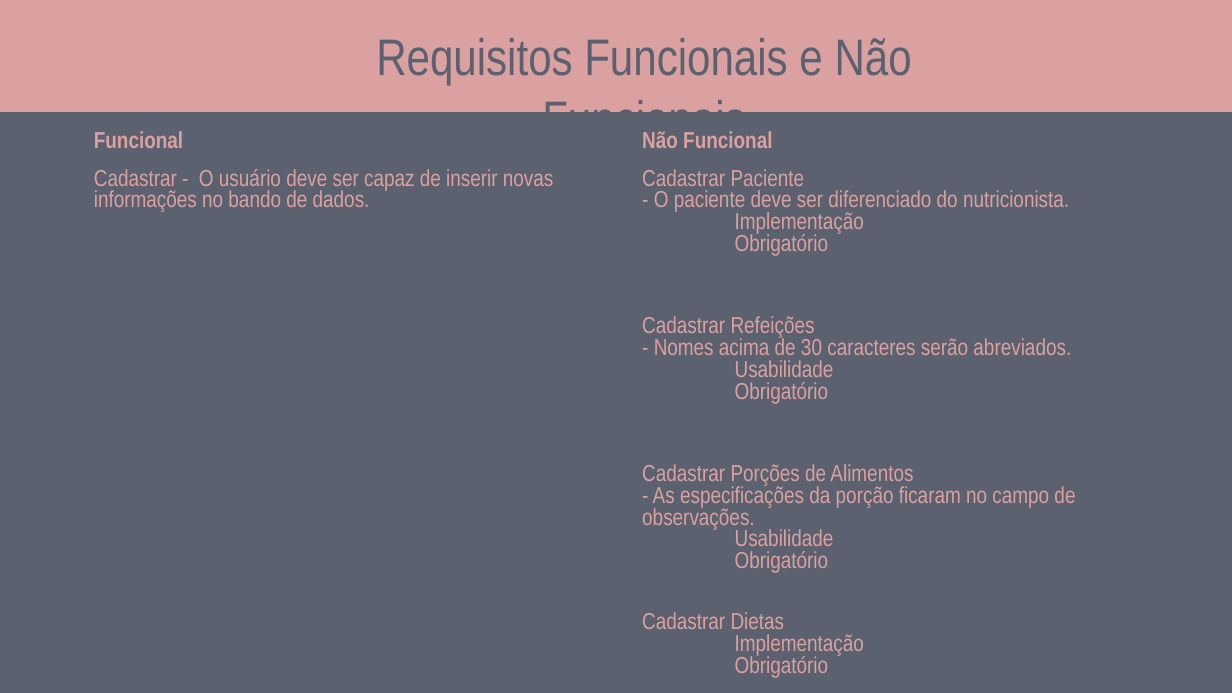
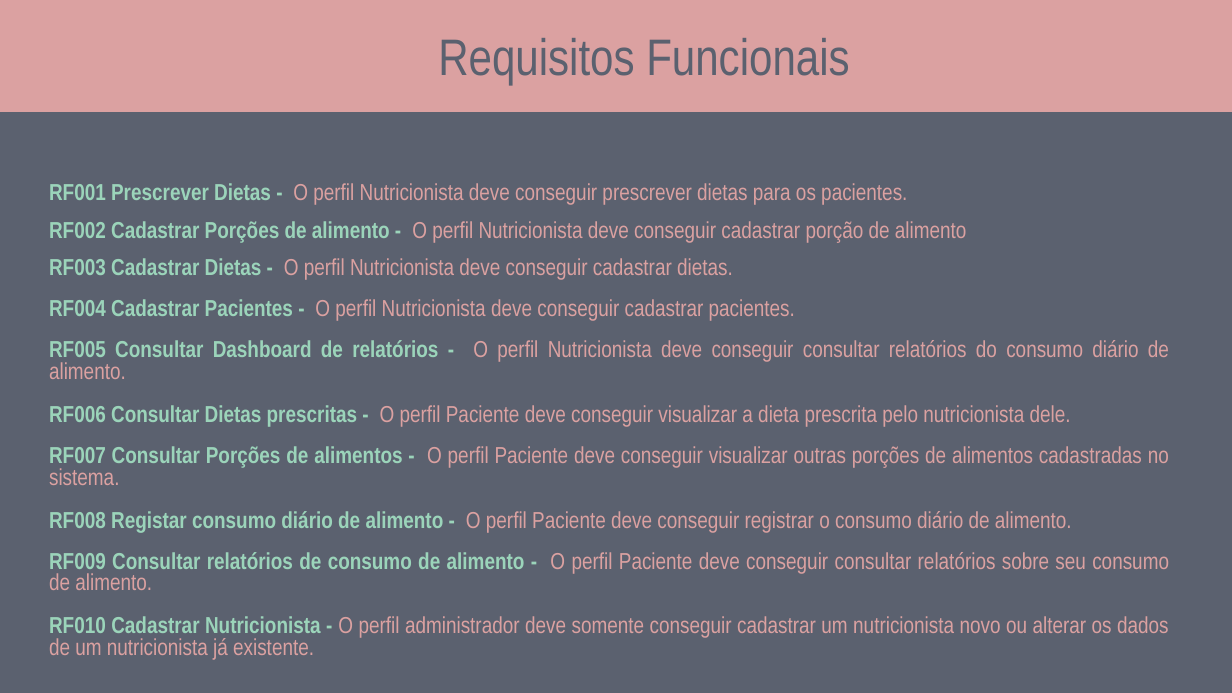
Before and after one commit to caiobarretta/Diet-CSharp, a slide deck: slide 7 of doc/IFSP/Diet-csharp.pptx. Drawn at 1232x693 pixels with LibreOffice and Linux fonts; fonts in the diff are those of the drawing. Boxes give left, top, right and bottom in pixels: in the first picture for what was removed or moved away, otherwise in the second. Text is boxed around its words. In the diff, an @@ line names an element or a change of style, - is before the commit and + after.

Commit message:
Alteração no ppt e Exportação PDF V3
Corrigido os requisitos funcionais, não funcionais e de domínio.

```diff
--- a/doc/IFSP/Diet-csharp.pptx
+++ b/doc/IFSP/Diet-csharp.pptx
@@ text at (438,38,849,86): text changed @@
-Requisitos Funcionais e Não Funcionais
+Requisitos Funcionais
@@ table at (40,179,1179,664) @@
-Funcional | Não Funcional
-Cadastrar - O usuário deve ser capaz de inserir novas informações no bando de dados. | Cadastrar Paciente / - O paciente deve ser diferenciado do nutricionista. / Implementação / Obrigatório
- | Cadastrar Refeições / - Nomes acima de 30 caracteres serão abreviados. / Usabilidade / Obrigatório
- | Cadastrar Porções de Alimentos / - As especificações da porção ficaram no campo de observações. / Usabilidade / Obrigatório
- | Cadastrar Dietas / Implementação / Obrigatório
+RF001 Prescrever Dietas - O perfil Nutricionista deve conseguir prescrever dietas para os pacientes.
+RF002 Cadastrar Porções de alimento - O perfil Nutricionista deve conseguir cadastrar porção de alimento
+RF003 Cadastrar Dietas - O perfil Nutricionista deve conseguir cadastrar dietas.
+RF004 Cadastrar Pacientes - O perfil Nutricionista deve conseguir cadastrar pacientes.
+RF005 Consultar Dashboard de relatórios - O perfil Nutricionista deve conseguir consultar relatórios do consumo diário de alimento.
+RF006 Consultar Dietas prescritas - O perfil Paciente deve conseguir visualizar a dieta prescrita pelo nutricionista dele.
+RF007 Consultar Porções de alimentos - O perfil Paciente deve conseguir visualizar outras porções de alimentos cadastradas no sistema.
+RF008 Registar consumo diário de alimento - O perfil Paciente deve conseguir registrar o consumo diário de alimento.
+RF009 Consultar relatórios de consumo de alimento - O perfil Paciente deve conseguir consultar relatórios sobre seu consumo de alimento.
+RF010 Cadastrar Nutricionista - O perfil administrador deve somente conseguir cadastrar um nutricionista novo ou alterar os dados de um nutricionista já existente.
@@ table: place and size @@
-table at (85,128,1181,682)
+table at (40,179,1179,664)
```
Also in this commit, not shown: 2 slides added, 3 slides removed, 1 other file.
